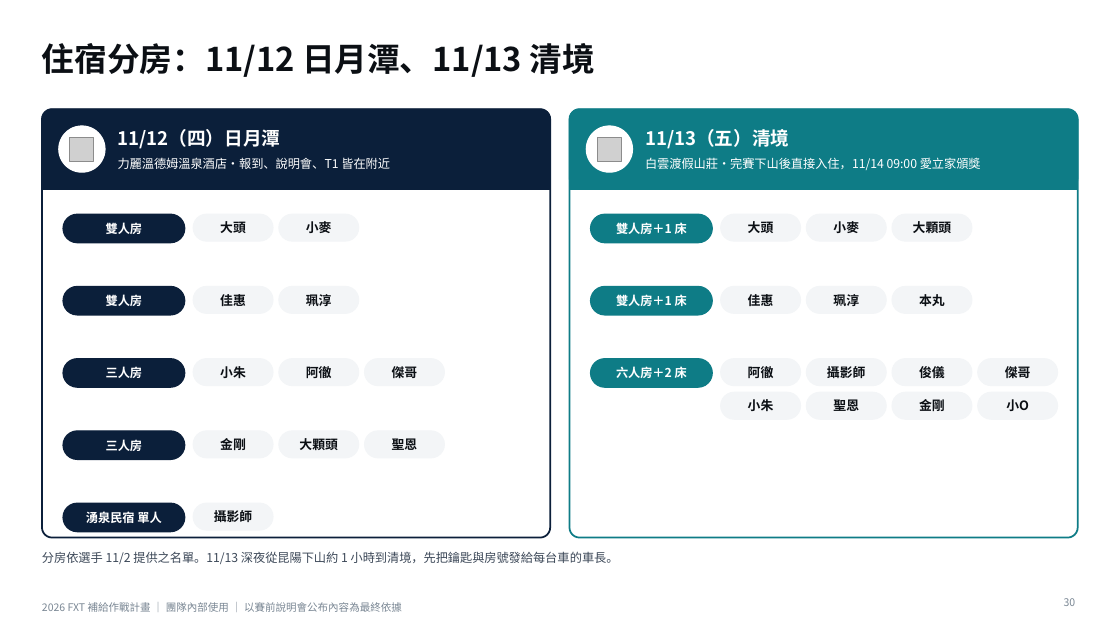
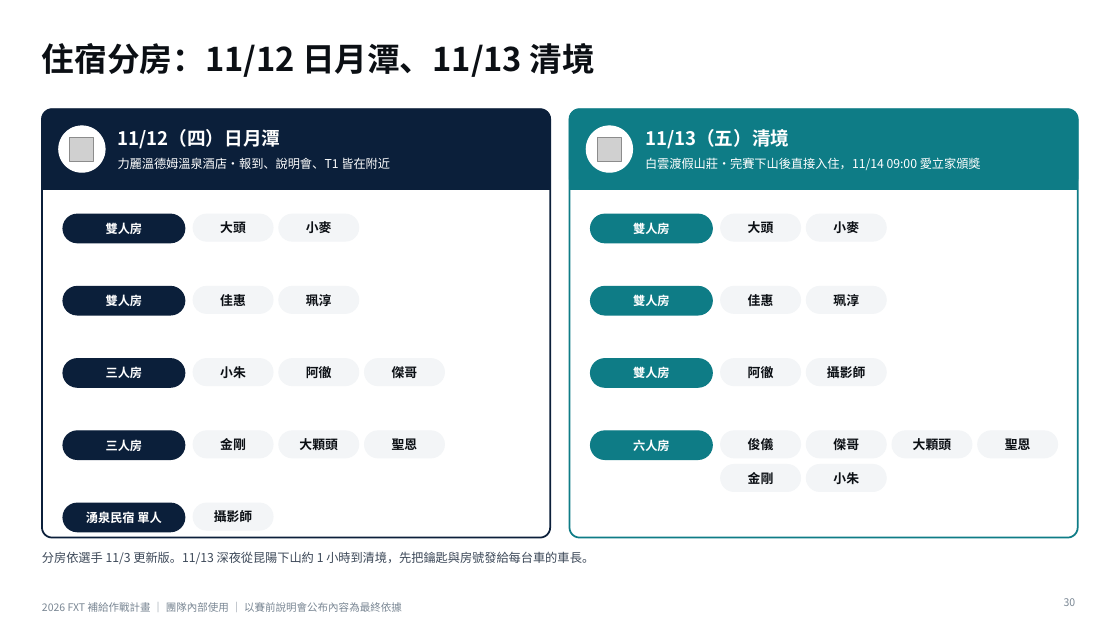
Before and after one commit to powermovebboy-sys/Race-site, a slide deck: slide 30 of deck/2026_FXT_補給作戰計畫.pptx. Drawn at 1120x630 pixels with LibreOffice and Linux fonts; fonts in the diff are those of the drawing; grey boxes stand for pictures. Boxes give left, top, right and bottom in pixels: in the first picture for what was removed or moved away, otherwise in the second. Text is boxed around its words. In the diff, an @@ line names an element or a change of style, - is before the commit and + after.

```diff
--- a/deck/2026_FXT_補給作戰計畫.pptx
+++ b/deck/2026_FXT_補給作戰計畫.pptx
@@ text at (633,222,670,234): text changed @@
-雙人房＋1 床
+雙人房
@@ rounded rectangle removed at (892,214,972,241) @@
@@ text at (633,294,670,306): text changed @@
-雙人房＋1 床
+雙人房
@@ rounded rectangle removed at (892,287,972,313) @@
@@ text removed at (919,294,945,306) @@
-本丸
@@ text added at (633,366,670,378), 10.5 pt, text #FFFFFF, bold @@
+雙人房
@@ text removed at (1006,399,1029,411) @@
-小O
@@ rounded rectangle added at (591,431,712,460), fill #0E7C86, outline #0E7C86 1 pt @@
@@ text at (633,439,670,451): text changed @@
-六人房＋2 床
+六人房
@@ text "俊儀": place and size @@
-text "俊儀" at (919,366,945,378)
+text "俊儀" at (748,438,774,450)
@@ rounded rectangle: place and size @@
-rounded rectangle at (978,392,1058,419)
+rounded rectangle at (721,431,801,458)
@@ rounded rectangle: place and size @@
-rounded rectangle at (892,359,972,386)
+rounded rectangle at (807,431,886,458)
@@ text "傑哥": place and size @@
-text "傑哥" at (1005,363,1031,381)
+text "傑哥" at (833,436,859,454)
@@ rounded rectangle: place and size @@
-rounded rectangle at (978,359,1058,386)
+rounded rectangle at (892,431,972,458)
@@ text "大顆頭": place and size @@
-text "大顆頭" at (913,221,952,233)
+text "大顆頭" at (913,438,952,450)
@@ rounded rectangle: place and size @@
-rounded rectangle at (721,392,801,419)
+rounded rectangle at (978,431,1058,458)
@@ text "聖恩": place and size @@
-text "聖恩" at (833,397,859,415)
+text "聖恩" at (1005,436,1031,454)
@@ rounded rectangle: place and size @@
-rounded rectangle at (807,392,886,419)
+rounded rectangle at (721,465,801,492)
@@ text "金剛": place and size @@
-text "金剛" at (919,397,945,415)
+text "金剛" at (748,469,774,487)
@@ rounded rectangle: place and size @@
-rounded rectangle at (892,392,972,419)
+rounded rectangle at (807,465,886,492)
@@ text "小朱": place and size @@
-text "小朱" at (748,399,774,411)
+text "小朱" at (833,472,859,484)
@@ text at (42,551,594,564): text changed @@
-分房依選手 11/2 提供之名單。11/13 深夜從昆陽下山約 1 小時到清境，先把鑰匙與房號發給每台車的車長。
+分房依選手 11/3 更新版。11/13 深夜從昆陽下山約 1 小時到清境，先把鑰匙與房號發給每台車的車長。
```
Also in this commit, not shown: 1 other slide changed, 3 other files.
